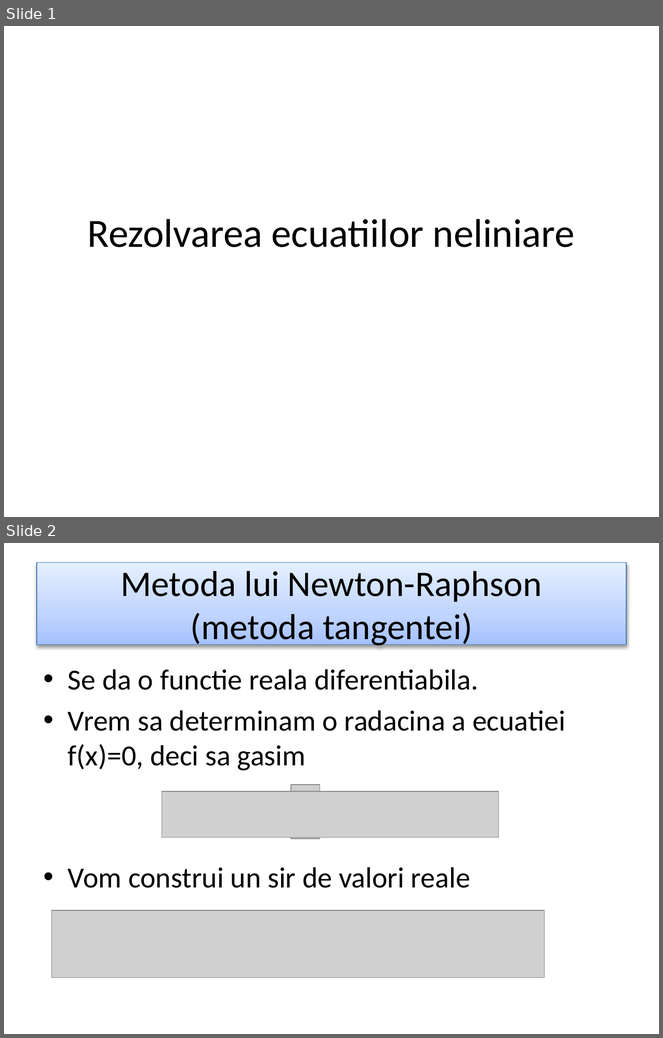
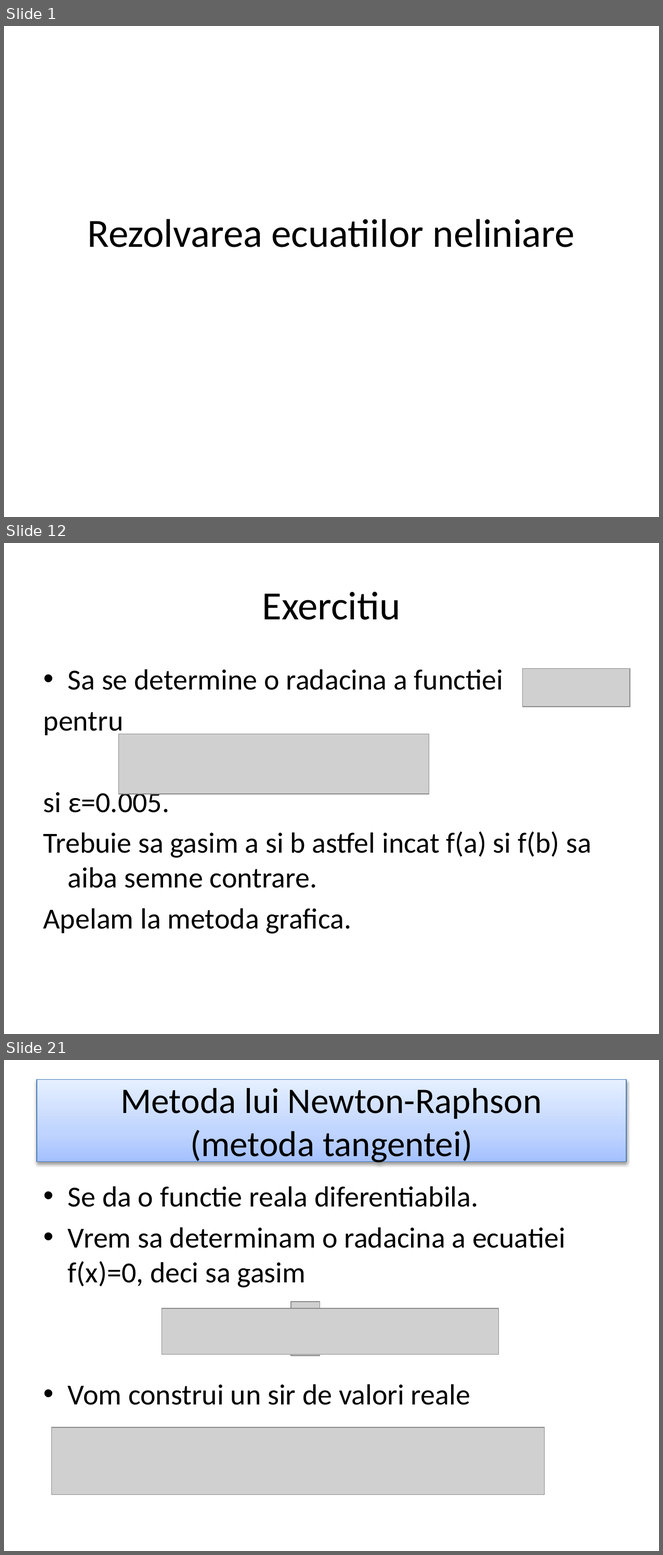
Before and after one commit to ArmynC/ArminC-UTM-Info, a slide deck: Anul 1/Semestrul II/Calcul numeric/Curs 5/Lectie.pptx. Shown one above the other, each under a label of ours: slides 1 and 2 before the commit, slides 1, 12 and 21 after it; the slides between them are not shown. The pictures are 663x1038 and 663x1555 pixels, drawn with LibreOffice and Linux fonts; fonts in the diff are those of the drawing; grey boxes stand for pictures. Boxes give left, top, right and bottom in pixels: in the first picture for what was removed or moved away, otherwise in the second. Text is boxed around its words. In the diff, an @@ line names an element or a change of style, - is before the commit and + after.

```diff
--- a/Anul 1/Semestrul II/Calcul numeric/Curs 5/Lectie.pptx
+++ b/Anul 1/Semestrul II/Calcul numeric/Curs 5/Lectie.pptx
@@ slide 12 added at box(4, 543, 659, 1034), background #FFFFFF @@
@@ title added at box(262, 591, 401, 620), 44 pt, text #000000 @@
+Exercitiu
@@ text added at box(44, 669, 592, 934), 32 pt, text #000000 @@
+• Sa se determine o radacina a functiei
+pentru
+si ε=0.005.
+Trebuie sa gasim a si b astfel incat f(a) si f(b) sa aiba semne contrare.
+Apelam la metoda grafica.
@@ picture added at box(523, 669, 631, 707) @@
@@ picture added at box(118, 734, 429, 795) @@
@@ what was slide 2 is now slide 21 @@
```
Also in this commit, not shown: 31 other slides added, 9 other files.
